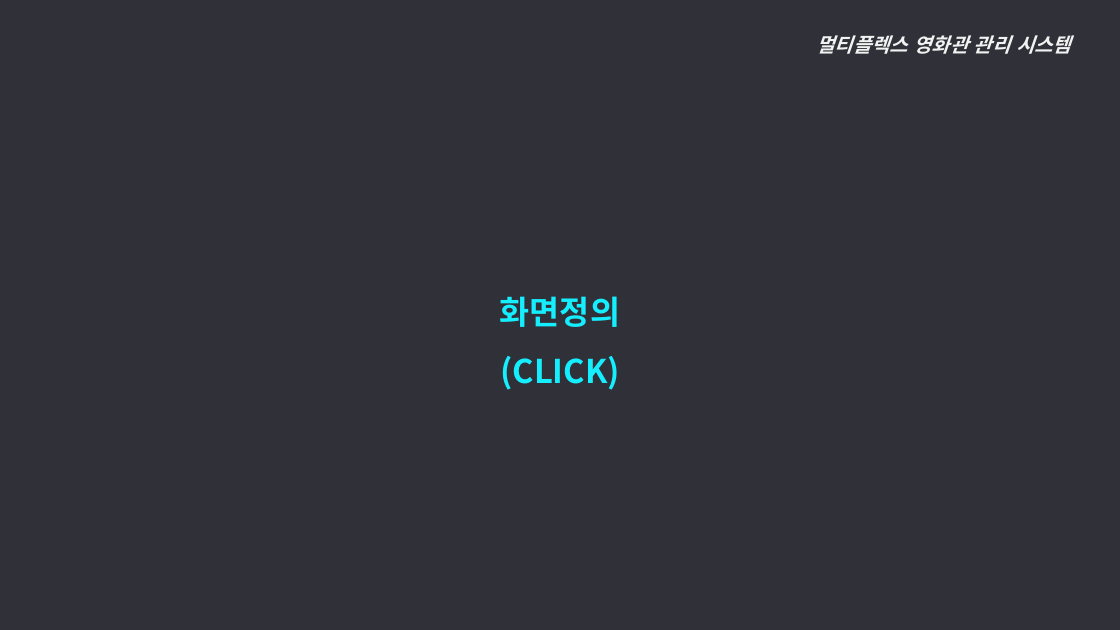
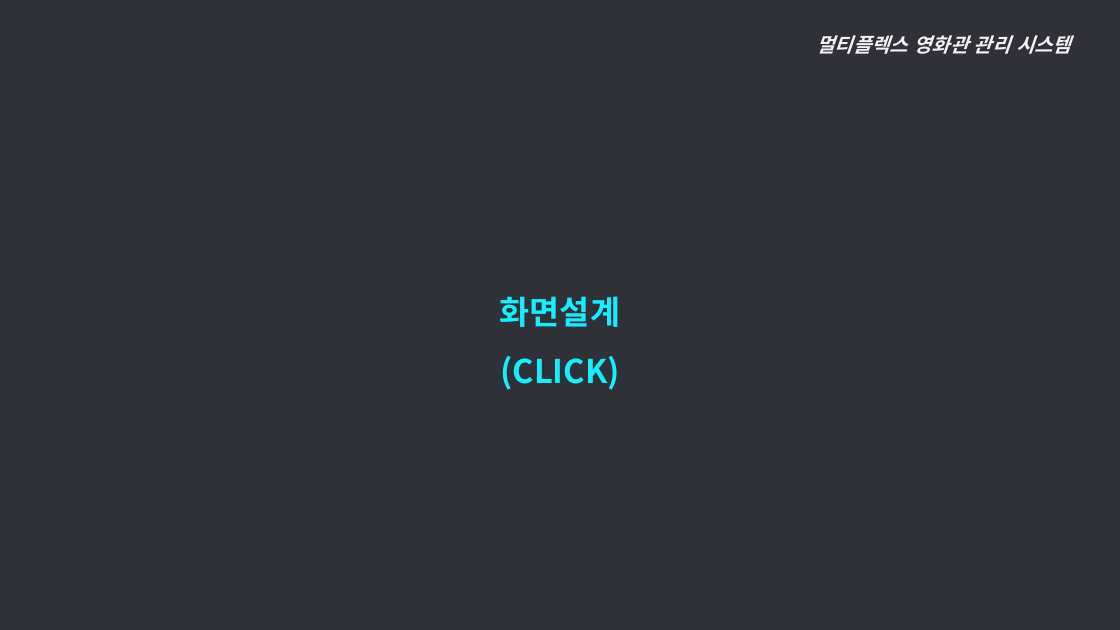
Before and after one commit to ywc-412/MultiplexTeamProject, a slide deck: slide 54 of 개발문서/2조 발표자료.pptx. Drawn at 1120x630 pixels with LibreOffice and Linux fonts; fonts in the diff are those of the drawing. Boxes give left, top, right and bottom in pixels: in the first picture for what was removed or moved away, otherwise in the second. Text is boxed around its words. In the diff, an @@ line names an element or a change of style, - is before the commit and + after.

```diff
--- a/개발문서/2조 발표자료.pptx
+++ b/개발문서/2조 발표자료.pptx
@@ text at (500,296,620,327): text changed @@
-화면정의
+화면설계
```
Also in this commit, not shown: 2 other files.
